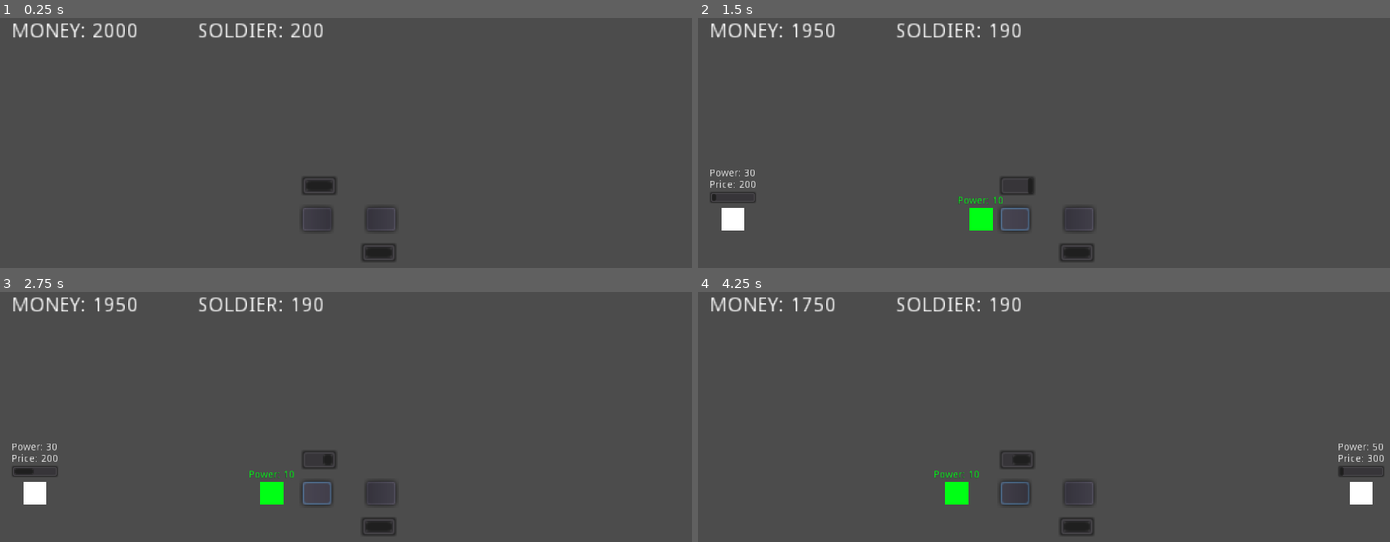
Above: before the commit, frames 1-4 (two rows, left to right).
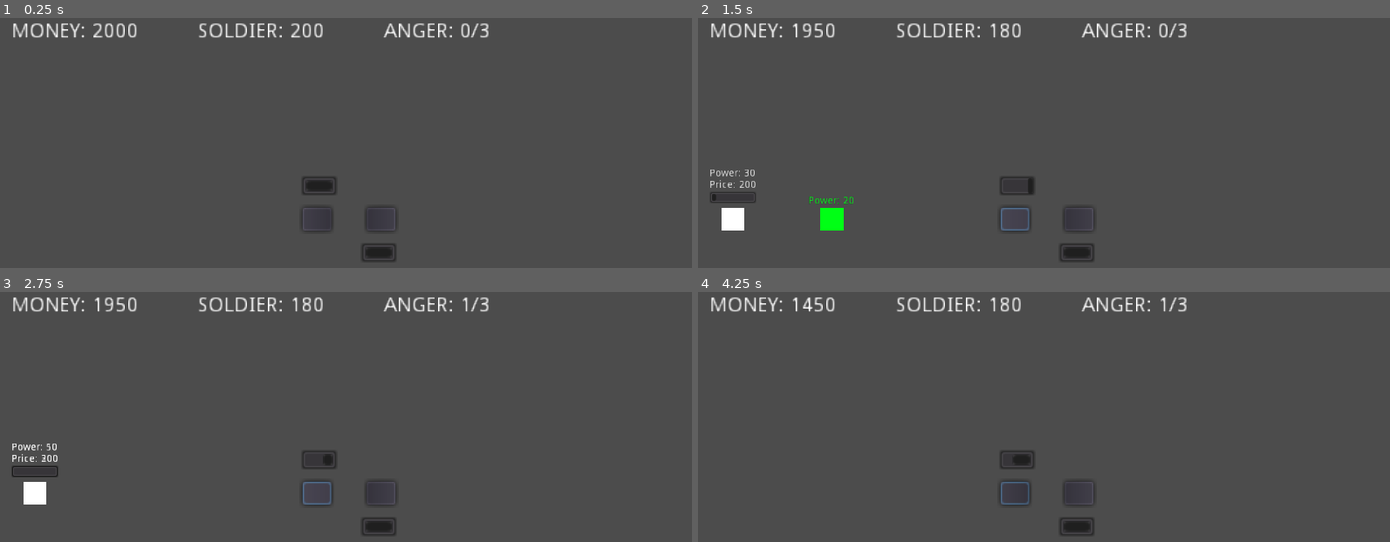
Above: after the commit, the same moments.

Repository: metalboyrick/riot-city-game
Game: Godot game, scene res://levels/level_base/level.tscn
Two runs of this game, one before a commit and one after it. Both use one fixed random seed, a clock stepped at 60 frames per second and the inputs below. This scene is started directly instead of the project's main scene.
Inputs (mouse positions are in pixels of both pictures, inside the frame that each line leads up to):
- Up to frame 1 (0.25 s): no input
- Up to frame 2 (1.5 s): click (1016, 218) at 0.52 s; click (1016, 218) at 1.27 s
- Up to frame 3 (2.75 s): click (318, 492) at 2.02 s
- Up to frame 4 (4.25 s): move the mouse to (732, 492) at 2.77 s; click (732, 492) at 2.92 s; move the mouse to (905, 499) at 3.52 s; click (905, 499) at 3.67 s

The runs differ from the first frame. In frame 1, 0.4% of the frame differs, in the area x 55-71%, y 2-9%; in frame 2, 1.2%; in frame 3, 0.9%; in frame 4, 1.4%, in the area x 15-100%, y 2-86%.

Commit message:
added anger counter

Diff:
--- a/actors/soldier/soldier.gd
+++ b/actors/soldier/soldier.gd
@@ -7,7 +7,7 @@
 
 onready var n_power_label := get_node("PowerLabel")
 
-signal s_clash(power_difference, mob_is_angry)
+signal s_clash(mob_id, power_difference, mob_is_angry)
 
 func init(i_angle: float, i_spawn_position: Vector2, i_power : int):
 	# convert radians to vector
@@ -36,6 +36,6 @@
 			mob_instance.queue_free()
 
 		# send data to level
-		emit_signal("s_clash", power_difference,is_mob_angry)
+		emit_signal("s_clash", collision.collider_id,power_difference,is_mob_angry)
 
 		queue_free()
--- a/actors/soldier/soldier.tscn
+++ b/actors/soldier/soldier.tscn
@@ -9,6 +9,7 @@
 [node name="Soldier" type="KinematicBody2D"]
 modulate = Color( 0, 1, 0.0862745, 1 )
 script = ExtResource( 1 )
+SPEED = 2.0
 
 [node name="ColorRect" type="ColorRect" parent="."]
 margin_left = -8.0
--- a/levels/level_base/level.gd
+++ b/levels/level_base/level.gd
@@ -6,10 +6,12 @@
 export var MONEY : int = 1000
 export var SOLDIER_COST : int = 50
 export var SOLDIER_AMOUNT : int = 200
-export var DEFAULT_SOLDIER_POWER: int = 10
+export var DEFAULT_SOLDIER_POWER: int = 20
+export var MAX_ANGER: int = 3
 
 var rng : RandomNumberGenerator = RandomNumberGenerator.new()
 var money : int = 	MONEY
+var anger : int = 0
 
 var soldier_spawns : Array = []
 var total_soldier_power: int = SOLDIER_AMOUNT
@@ -24,6 +26,7 @@
 onready var n_spawn_timer := get_node("SpawnTimer")
 onready var n_money_label := get_node("MoneyLabel")
 onready var n_soldier_label := get_node("SoldierLabel")
+onready var n_anger_label := get_node("AngerLabel")
 
 signal s_mob_money_ok(mob_id)
 
@@ -32,13 +35,9 @@
 	rng.randomize()
 	assert(SPAWN_INTERVAL_LOW < SPAWN_INTERVAL_HIGH)
 
-	# initialise money
-	money = MONEY
-	n_money_label.text = "MONEY: " + str(MONEY)
-
-	#initialise soldier amount
-	total_soldier_power = SOLDIER_AMOUNT
-	n_soldier_label.text = "SOLDIER: " + str(SOLDIER_AMOUNT)
+	update_money(MONEY)
+	update_soldier(SOLDIER_AMOUNT)
+	update_anger(0)
 
 	# TODO: initialise paths
 	# initialise mob spawners
@@ -106,6 +105,19 @@
 	total_soldier_power = new_value
 	n_soldier_label.text = "SOLDIER: " + str(new_value)
 
+func update_anger(new_value:int):
+	if anger < MAX_ANGER:
+		anger = new_value
+		n_anger_label.text = "ANGER: " + str(anger) + "/" + str(MAX_ANGER)
+
+func clear_occupancy_of_mob(mob_id):
+	var i:int = 0
+	for lane in mobs_per_lane:
+		if lane.find(mob_id) != -1:
+			mobs_occupancy[i] = false
+			lane.remove(mob_id)
+			break
+		i += 1
 
 func _on_spawn_clear(mob_spawner_id:int):
 	for i in range(mob_spawns.size()):
@@ -116,14 +128,7 @@
 func _on_mob_clicked(mob_id:int):
 	var mob_instance = instance_from_id(mob_id)
 
-	# look for which lane it came from and clear occupancy
-	var i:int = 0
-	for lane in mobs_per_lane:
-		if lane.find(mob_id) != -1:
-			mobs_occupancy[i] = false
-			lane.remove(mob_id)
-			break
-		i += 1
+	clear_occupancy_of_mob(mob_id)
 
 	if money >= mob_instance.demand_amount and !mob_instance.is_angry:
 		update_money(money - mob_instance.demand_amount)
@@ -142,7 +147,12 @@
 		update_soldier(total_soldier_power - soldier.power)
 		add_child(soldier)
 
-func _on_clash(power_difference: int, mob_is_angry : bool):
+func _on_clash(mob_id: int, power_difference: int, mob_is_angry : bool):
+
+	# update anger if soldier attacks white civilians
+	if !mob_is_angry:
+		update_anger(anger + 1)
+		clear_occupancy_of_mob(mob_id)
 
 	# handle returning soldiers
 	if power_difference < 0:
--- a/levels/level_base/level.tscn
+++ b/levels/level_base/level.tscn
@@ -72,5 +72,15 @@
 margin_right = 41.0
 margin_bottom = 134.0
 
+[node name="AngerLabel" type="Label" parent="."]
+margin_left = 264.0
+margin_top = 8.0
+margin_right = 337.0
+margin_bottom = 22.0
+text = "ANGER: 3/3"
+__meta__ = {
+"_edit_use_anchors_": false
+}
+
 [editable path="Path"]
 [editable path="Path2"]
